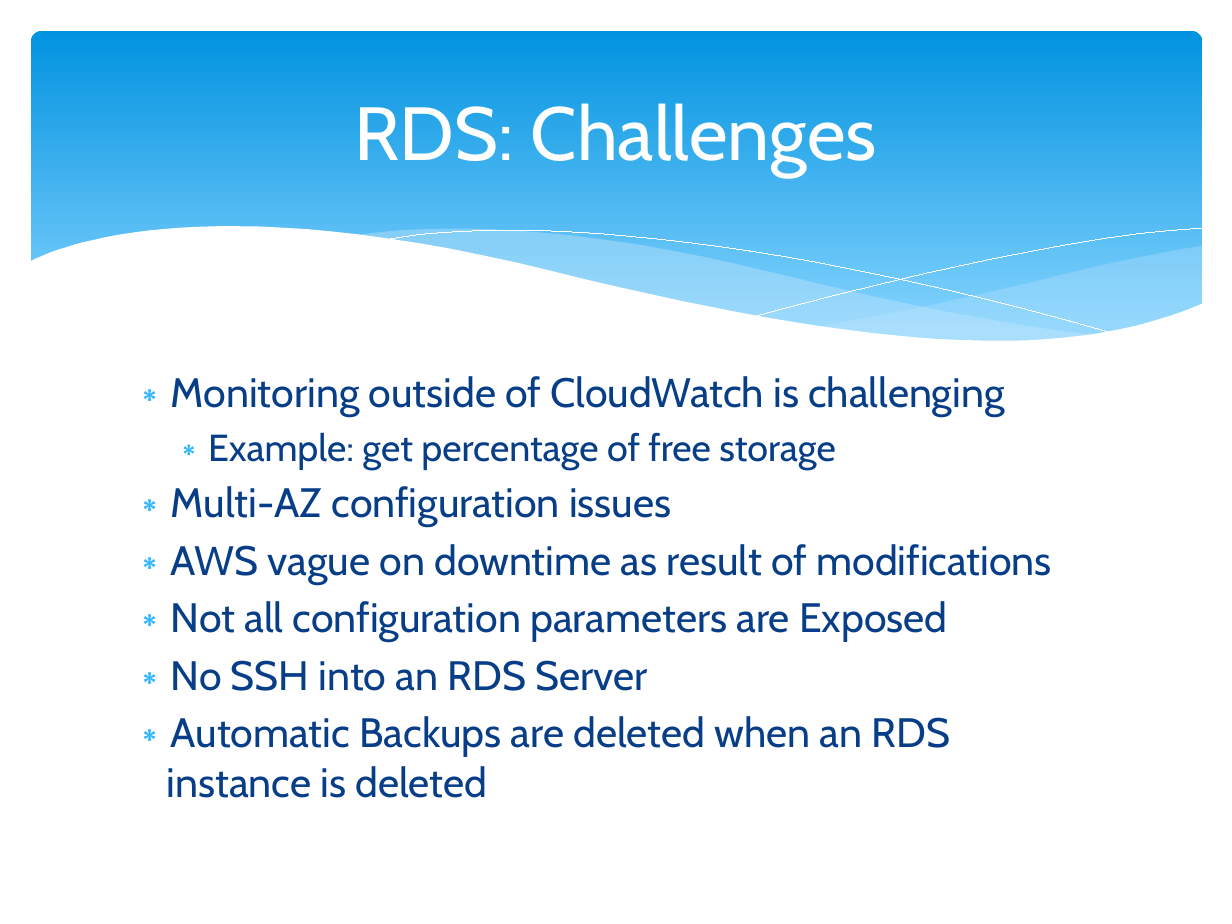
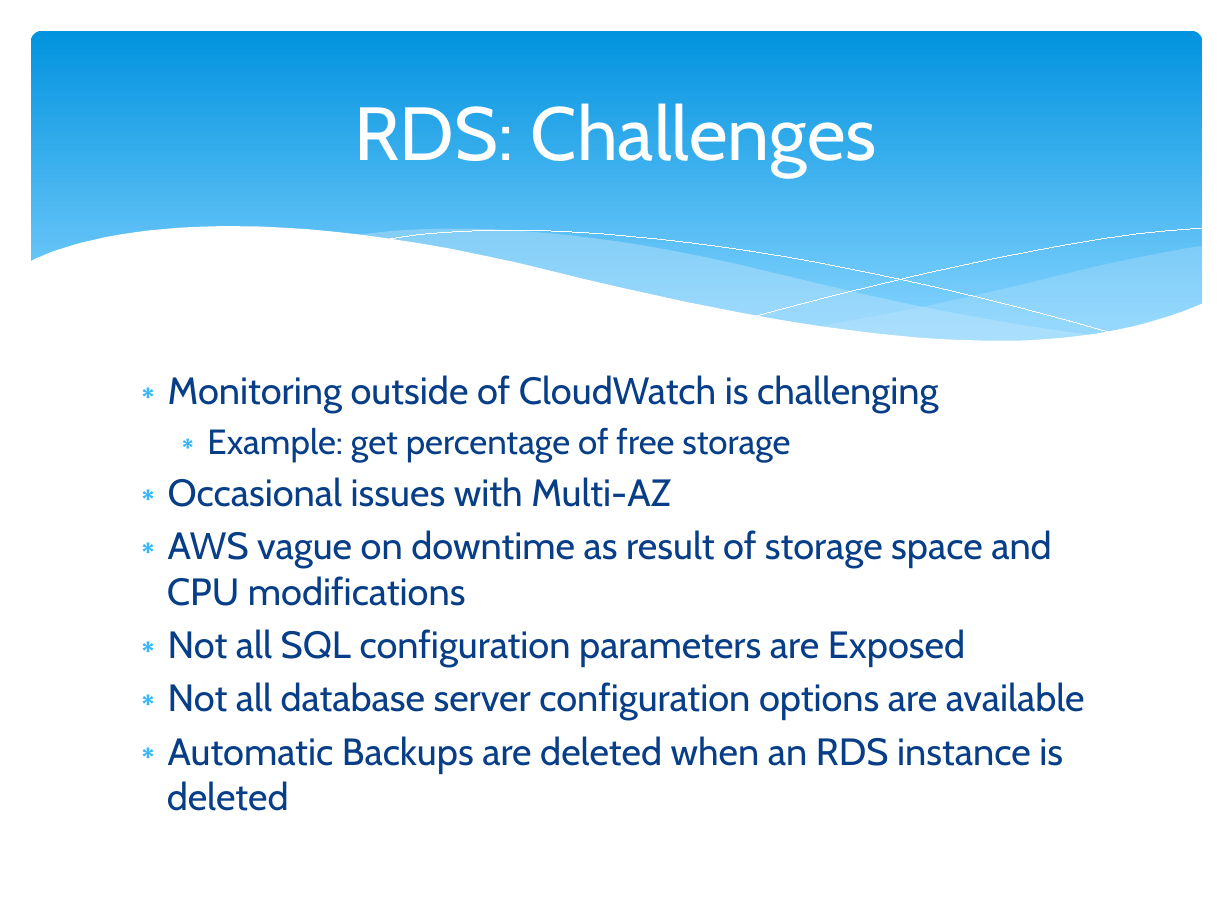
Before and after one commit to cloudavail/awstraining, a slide deck: slide 4 of aws-rds/aws-rds.pptx. Drawn at 1232x924 pixels with LibreOffice and Linux fonts; fonts in the diff are those of the drawing. Boxes give left, top, right and bottom in pixels: in the first picture for what was removed or moved away, otherwise in the second. Text is boxed around its words. In the diff, an @@ line names an element or a change of style, - is before the commit and + after.

```diff
--- a/aws-rds/aws-rds.pptx
+++ b/aws-rds/aws-rds.pptx
@@ text at <box>167,375,1063,811</box>: size 24 to 22.2 pt in "Monitoring outside of CloudWatch is challenging", "Automatic Backups are deleted when an RDS ..."; size 22 to 20.4 pt in "Example: get percentage of free storage" @@
@@ text at <box>167,477,1085,720</box>: text changed; size 24 to 22.2 pt @@
-∗ Multi-AZ configuration issues
-∗ AWS vague on downtime as result of modifications
-∗ Not all configuration parameters are Exposed
-∗ No SSH into an RDS Server
+∗ Occasional issues with Multi-AZ
+∗ AWS vague on downtime as result of storage space and CPU modifications
+∗ Not all SQL configuration parameters are Exposed
+∗ Not all database server configuration options are available
```
Also in this commit, not shown: 5 other slides changed, 1 slide added, 2 other files.
